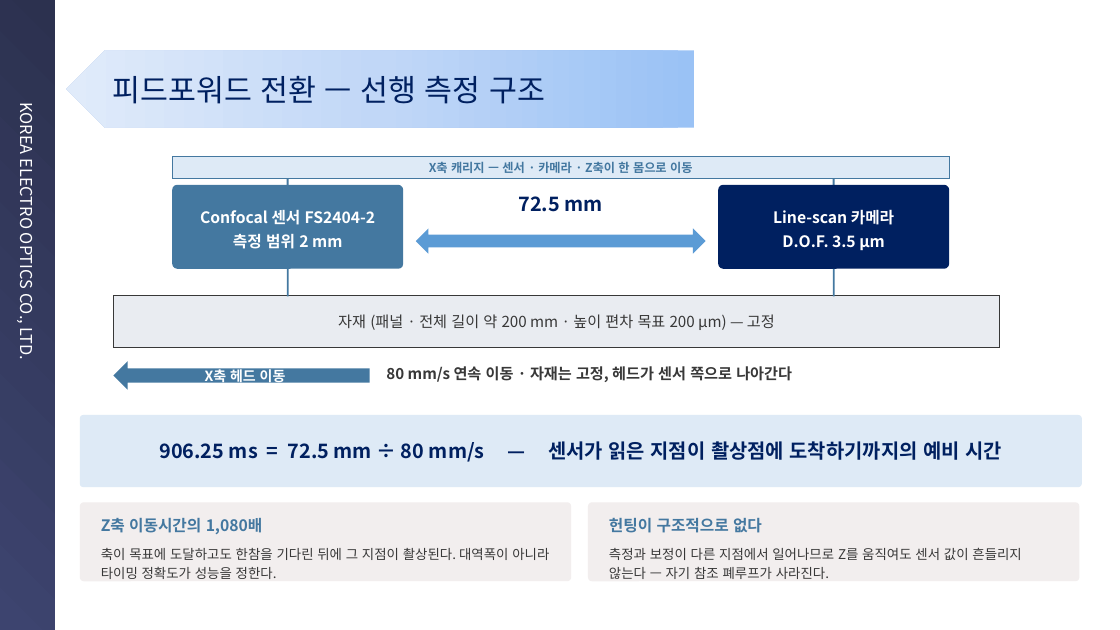
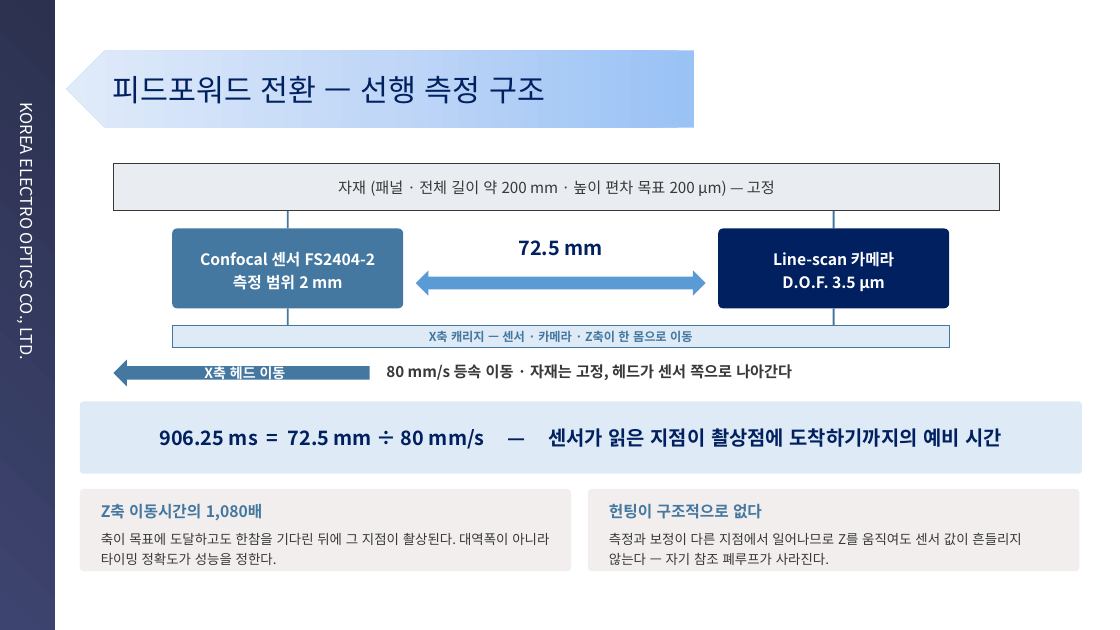
Before and after one commit to kyeongsunyu/SEQApp, a slide deck: slide 5 of Documents/기술경진대회/연구소기술경진대회_민수개발팀 윤경현_피드포워드 오토포커스_260901.pptx. Drawn at 1120x630 pixels with LibreOffice and Linux fonts; fonts in the diff are those of the drawing; background and template pictures are left out. Boxes give left, top, right and bottom in pixels: in the first picture for what was removed or moved away, otherwise in the second. Text is boxed around its words. In the diff, an @@ line names an element or a change of style, - is before the commit and + after.

```diff
--- a/Documents/기술경진대회/연구소기술경진대회_민수개발팀 윤경현_피드포워드 오토포커스_260901.pptx
+++ b/Documents/기술경진대회/연구소기술경진대회_민수개발팀 윤경현_피드포워드 오토포커스_260901.pptx
@@ rectangle "자재 (패널 · 전체 길이 ...": place and size @@
-rectangle "자재 (패널 · 전체 길이 ..." at [113,296,1000,348]
+rectangle "자재 (패널 · 전체 길이 ..." at [113,164,1000,211]
@@ rounded rectangle "Confocal 센서 FS2404-2": place and size @@
-rounded rectangle "Confocal 센서 FS2404-2" at [172,185,403,269]
+rounded rectangle "Confocal 센서 FS2404-2" at [172,229,403,308]
@@ rectangle: place and size @@
-rectangle at [287,178,288,186]
+rectangle at [287,211,288,229]
@@ text "72.5 mm": place and size @@
-text "72.5 mm" at [518,196,603,212]
+text "72.5 mm" at [518,240,603,256]
@@ rounded rectangle "Line-scan 카메라": place and size @@
-rounded rectangle "Line-scan 카메라" at [718,185,949,269]
+rounded rectangle "Line-scan 카메라" at [718,229,949,308]
@@ rectangle: place and size @@
-rectangle at [833,178,834,186]
+rectangle at [833,211,834,229]
@@ rectangle removed at [833,269,834,297] @@
@@ left right arrow: place and size @@
-left right arrow at [416,229,706,254]
+left right arrow at [416,271,706,296]
@@ rectangle "X축 캐리지 — 센서 · ...": place and size @@
-rectangle "X축 캐리지 — 센서 · ..." at [172,156,949,178]
+rectangle "X축 캐리지 — 센서 · ..." at [172,326,949,348]
@@ rectangle added at [287,308,288,326], fill #4478A0 @@
@@ rectangle: place and size @@
-rectangle at [287,269,289,297]
+rectangle at [833,308,834,326]
@@ left arrow "X축 헤드 이동": place and size @@
-left arrow "X축 헤드 이동" at [113,361,370,390]
+left arrow "X축 헤드 이동" at [113,360,370,386]
@@ text at [386,364,792,380]: text changed @@
-80 mm/s 연속 이동 · 자재는 고정, 헤드가 센서 쪽으로 나아간다
+80 mm/s 등속 이동 · 자재는 고정, 헤드가 센서 쪽으로 나아간다
@@ 3 rounded rectangles, 2 texts: place and size @@
-3 rounded rectangles, 2 texts at [80,415,1082,581]
+3 rounded rectangles, 2 texts at [80,402,1082,571]
@@ text "축이 목표에 도달하고도 한참을 기다린 ...": place and size @@
-text "축이 목표에 도달하고도 한참을 기다린 ..." at [101,548,549,579]
+text "축이 목표에 도달하고도 한참을 기다린 ..." at [101,533,549,565]
@@ text "측정과 보정이 다른 지점에서 일어나므로 ...": place and size @@
-text "측정과 보정이 다른 지점에서 일어나므로 ..." at [609,547,1021,579]
+text "측정과 보정이 다른 지점에서 일어나므로 ..." at [609,532,1021,565]
```
Also in this commit, not shown: 1 other file.
